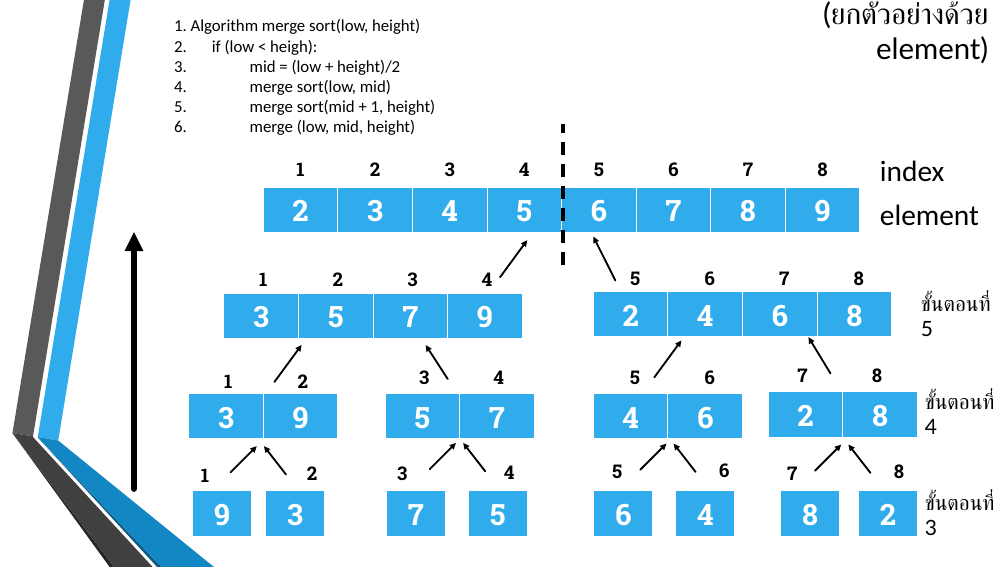
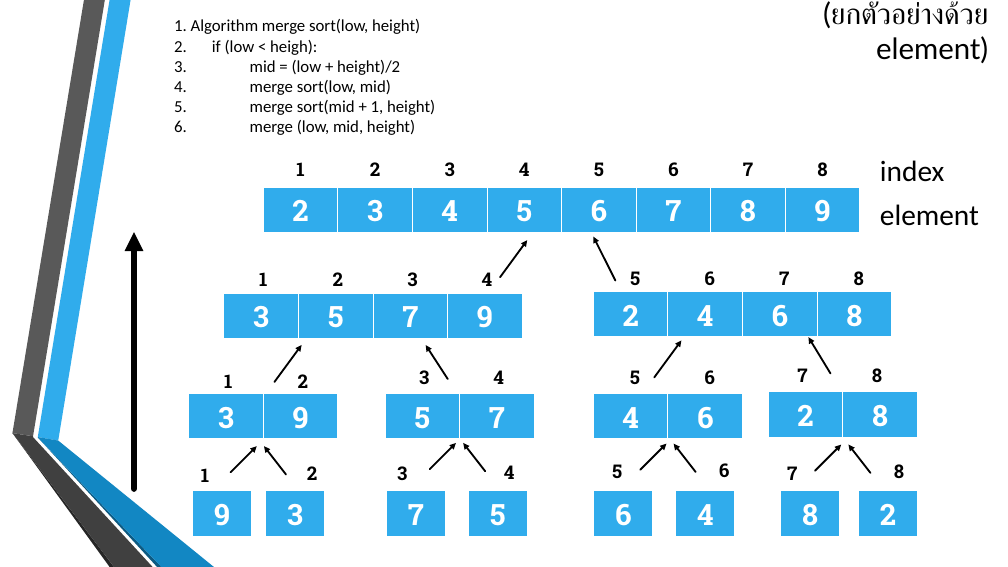
Before and after one commit to billowdev/report-external-sorted, a slide deck: slide 16 of PPTX_Report_External_Sort.pptx. Drawn at 1008x567 pixels with LibreOffice and Linux fonts; fonts in the diff are those of the drawing; background and template pictures are left out. Boxes give left, top, right and bottom in pixels: in the first picture for what was removed or moved away, otherwise in the second. Text is boxed around its words. In the diff, an @@ line names an element or a change of style, - is before the commit and + after.

```diff
--- a/PPTX_Report_External_Sort.pptx
+++ b/PPTX_Report_External_Sort.pptx
@@ line removed from (563, 265) to (563, 124) @@
@@ text removed at (921,295,990,336) @@
-ขั้นตอนที่ 5
@@ text removed at (925,392,994,434) @@
-ขั้นตอนที่ 4
@@ text removed at (925,493,994,535) @@
-ขั้นตอนที่ 3
```
Also in this commit, not shown: 5 other slides changed, 2 other files.
